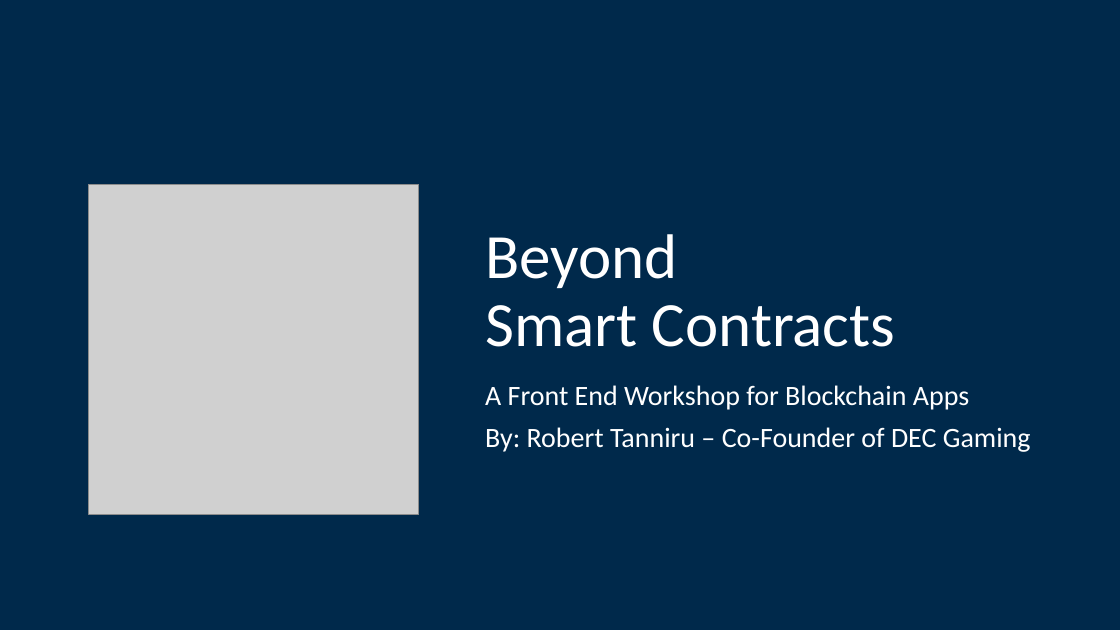
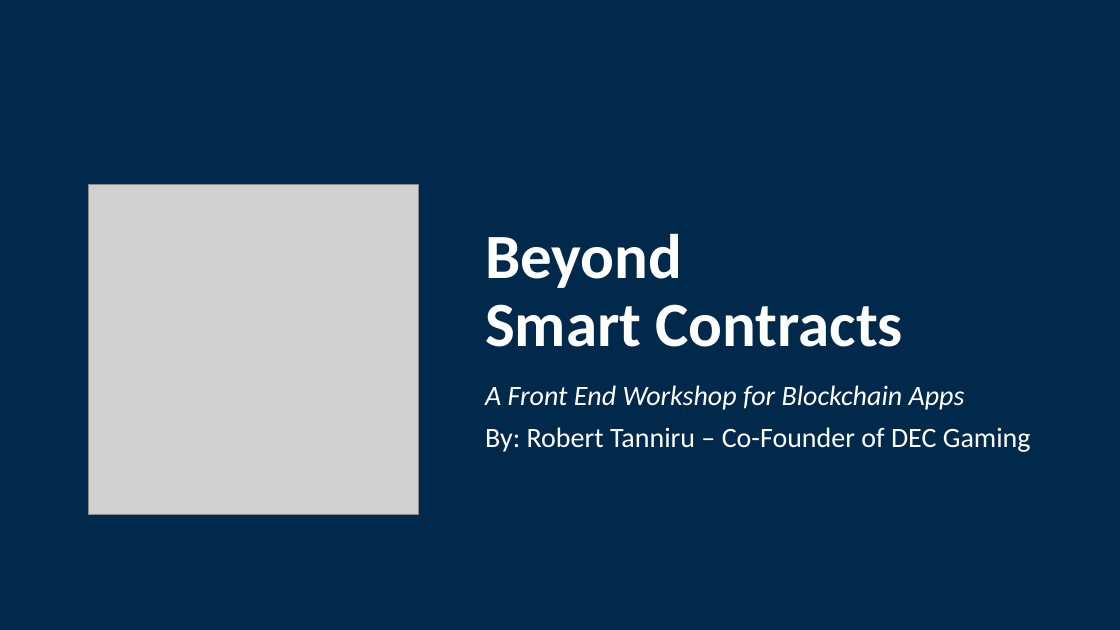
Before and after one commit to Blockchain-at-Michigan/Front-End-Workshop, a slide deck: slide 1 of presentation/Workshop_12_2_18.pptx. Drawn at 1120x630 pixels with LibreOffice and Linux fonts; fonts in the diff are those of the drawing; grey boxes stand for pictures. Boxes give left, top, right and bottom in pixels: in the first picture for what was removed or moved away, otherwise in the second. Text is boxed around its words. In the diff, an @@ line names an element or a change of style, - is before the commit and + after.

```diff
--- a/presentation/Workshop_12_2_18.pptx
+++ b/presentation/Workshop_12_2_18.pptx
@@ title "Beyond Smart Contracts" at bbox=[485, 233, 903, 347]: bold on @@
@@ subtitle at bbox=[485, 385, 965, 410]: italic on in "A Front End Workshop for Blockchain Apps" @@
```
Also in this commit, not shown: 6 other slides changed, 5 slides added, 2 slides removed, 2 other files.
